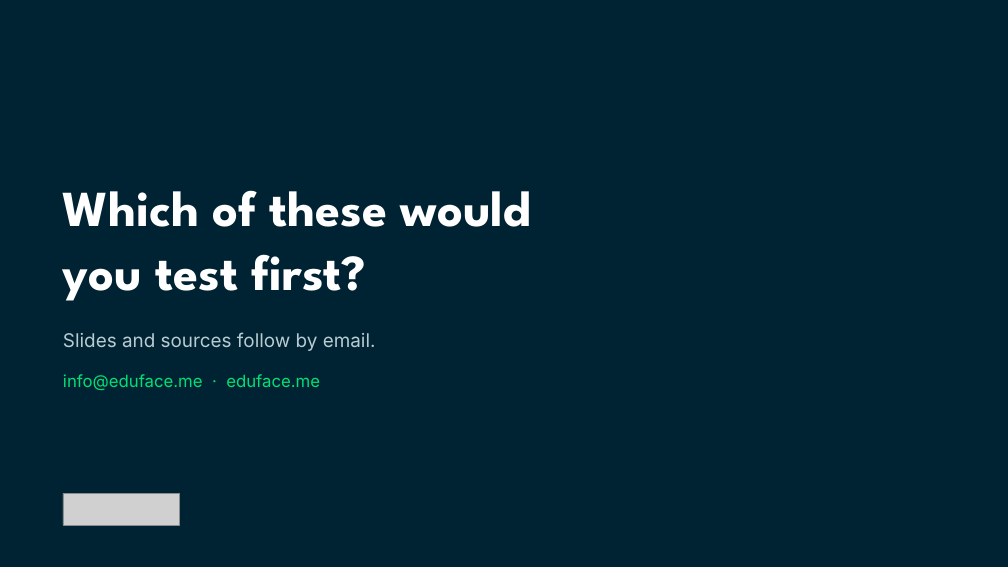
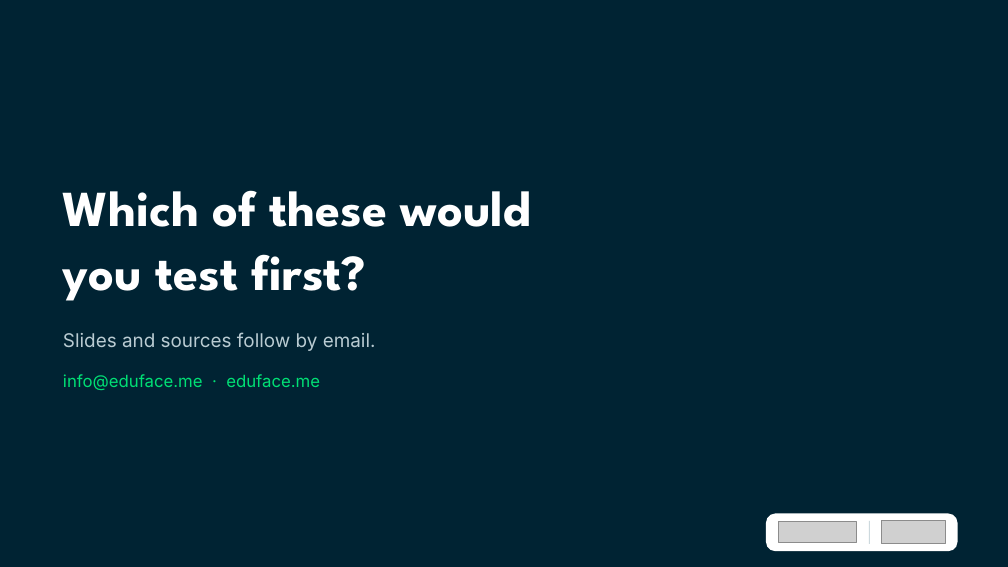
Before and after one commit to Dante-Eduface/Claude, a slide deck: slide 37 of GTM/Event manager/jisc-webinar/deck/jisc-webinar-bewerkbaar.pptx. Drawn at 1008x567 pixels with LibreOffice and Linux fonts; fonts in the diff are those of the drawing; grey boxes stand for pictures. Boxes give left, top, right and bottom in pixels: in the first picture for what was removed or moved away, otherwise in the second. Text is boxed around its words. In the diff, an @@ line names an element or a change of style, - is before the commit and + after.

```diff
--- a/GTM/Event manager/jisc-webinar/deck/jisc-webinar-bewerkbaar.pptx
+++ b/GTM/Event manager/jisc-webinar/deck/jisc-webinar-bewerkbaar.pptx
@@ picture removed at [63,494,179,526] @@
@@ rounded rectangle added at [766,513,957,551], fill #FFFFFF @@
@@ picture added at [779,522,857,543] @@
@@ rectangle added at [869,521,870,544], fill #CDD9DE @@
@@ picture added at [882,521,945,544] @@
```
Also in this commit, not shown: 36 other slides changed, 42 other files.
